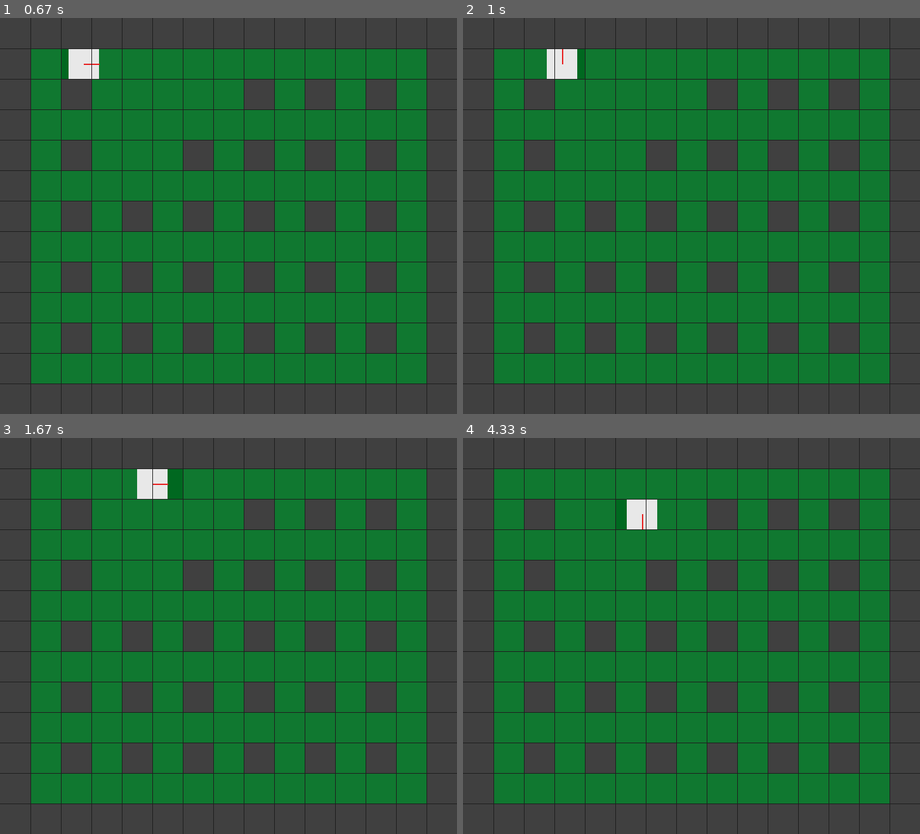
Above: before the commit, frames 1-4 (two rows, left to right).
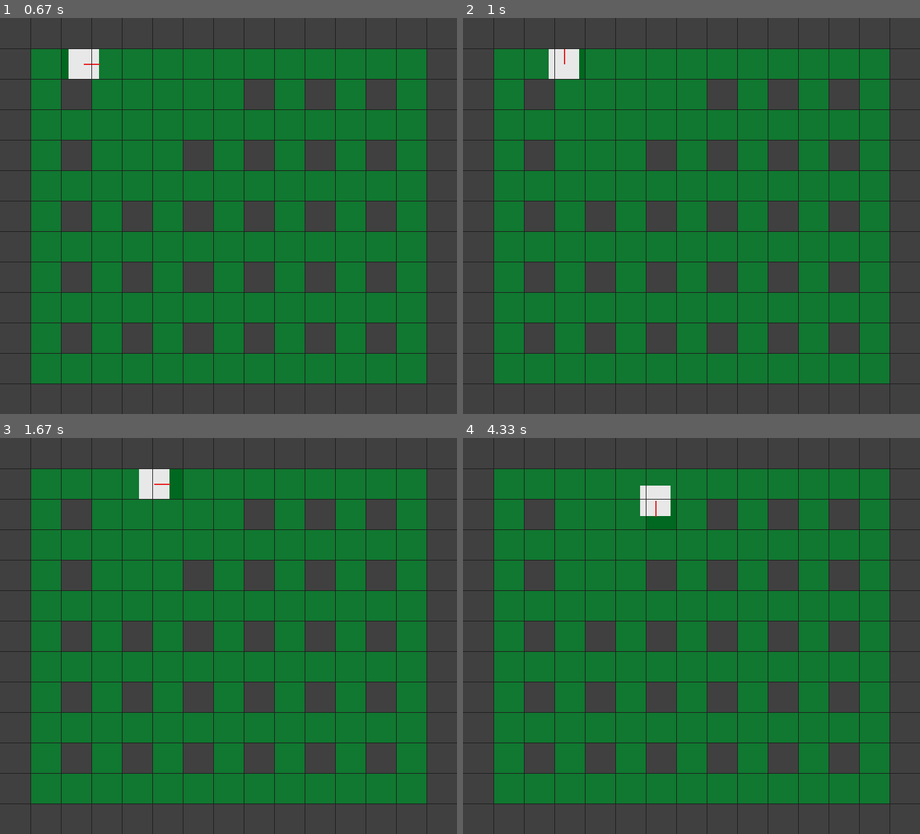
Above: after the commit, the same moments.

Repository: FinleyDavies/super-pygame-bomberman
Game: pygame game, started from main/game_client.py
The game is run twice, just before and just after one commit, with the same random seed, the same clock (stepped at 60 frames per second) and the same inputs.
Inputs:
- Up to frame 1 (0.67 s): hold D from 0.33 s (still down)
- Up to frame 2 (1 s): release D at 0.8 s; hold W from 0.83 s (still down)
- Up to frame 3 (1.67 s): release W at 1.13 s; hold D 1.17-1.63 s
- Up to frame 4 (4.33 s): hold A 1.67-2.2 s; hold S 2.23-2.53 s; hold A 2.57-2.97 s; hold W 3-3.37 s; hold D 3.4-4.03 s; hold S from 4.07 s (still down)

Frame 1 is identical in both runs. In frame 2, less than 0.1% of the frame differs, in the area x 18-26%, y 7-16%; in frame 3, less than 0.1%; in frame 4, 0.7%, in the area x 35-46%, y 12-24%.

Commit message:
started on networking functionality and added game_round file

Diff:
--- /dev/null
+++ b/main/networking.py
@@ -0,0 +1,39 @@
+# content to include in message:
+# message length, what type of message
+# if type is 0 then command message:
+# command id, command arguments
+
+
+# client out job:
+# send contents of game commands queue every frame, if nothing, do not send
+# when requested, send copies of game objects to compare with the server
+# when requested, respond to a ping from server to determine latency
+
+# client in job:
+# receive game commands in serialized format and decode, adding them to commands queue
+# receive ping and get game state requests accordingly
+
+
+# server out job:
+# send all game updates to every client
+# send game state requests at regular intervals to every client
+# send ping requests to every client at regular intervals
+
+# server in job:
+# receive game commands from all clients and add to server queue
+# receive game states from each client and compare them to server state
+# receive ping replies from the client and store latency
+
+
+# server threads:
+# client thread to run for each connection
+
+import threading
+
+class SocketServer(threading.Thread):
+	def __init__(self):
+		# initialise server socket and bind to specified port and address
+		pass
+
+	def run(self):
+		pass
--- a/main/player.py
+++ b/main/player.py
@@ -171,7 +171,7 @@
 		# todo approach to both fix getting stuck and emulate original Super Bomberman movement
 		#  use more checks eg surrounding tiles, and whether change is perp or parallel to previous direction
 		x, y = self.board.get_pos_in_tile((self.x, self.y))
-		if abs(x) < 0.4 and abs(y) < 0.4:
+		if abs(x) < 0.25 and abs(y) < 0.25:
 			self.movement_direction = self.control_direction
 
 	def place_bomb(self):
Empty file added: main/game_round.py
Empty file added: main/game_server.py
